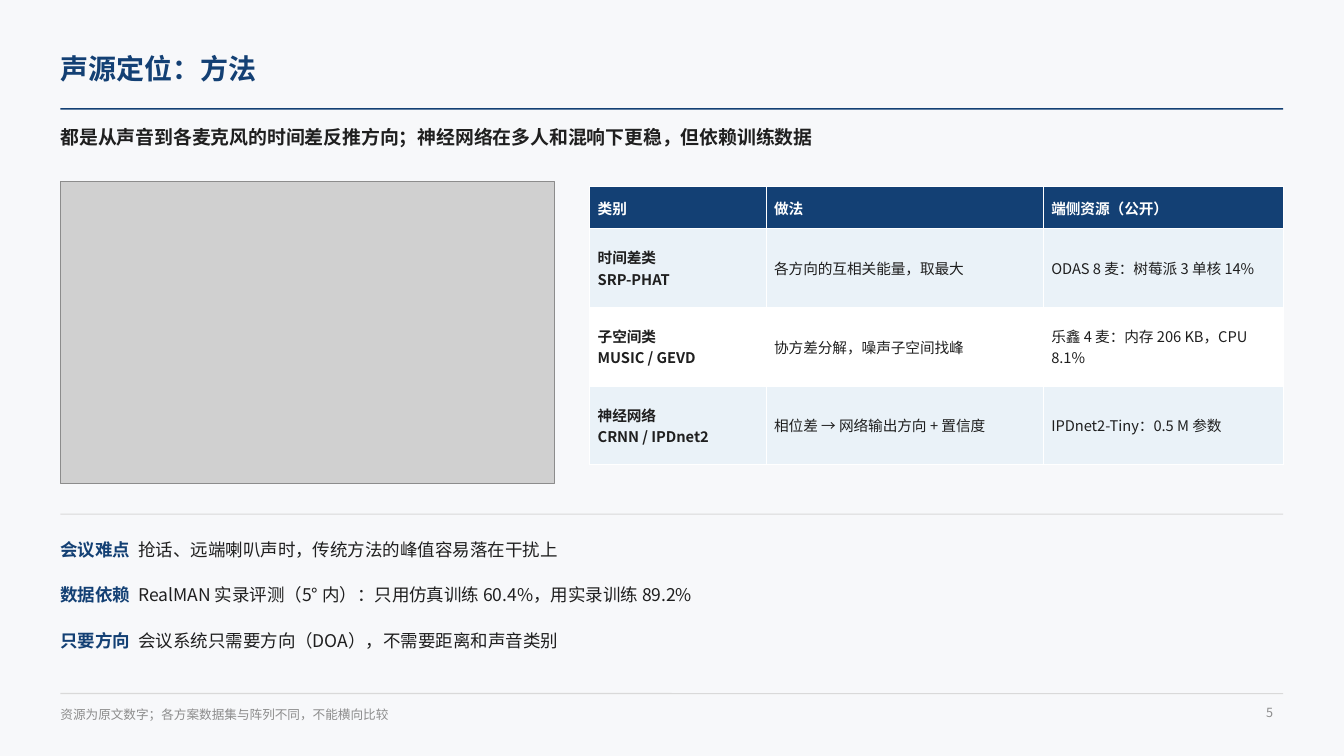
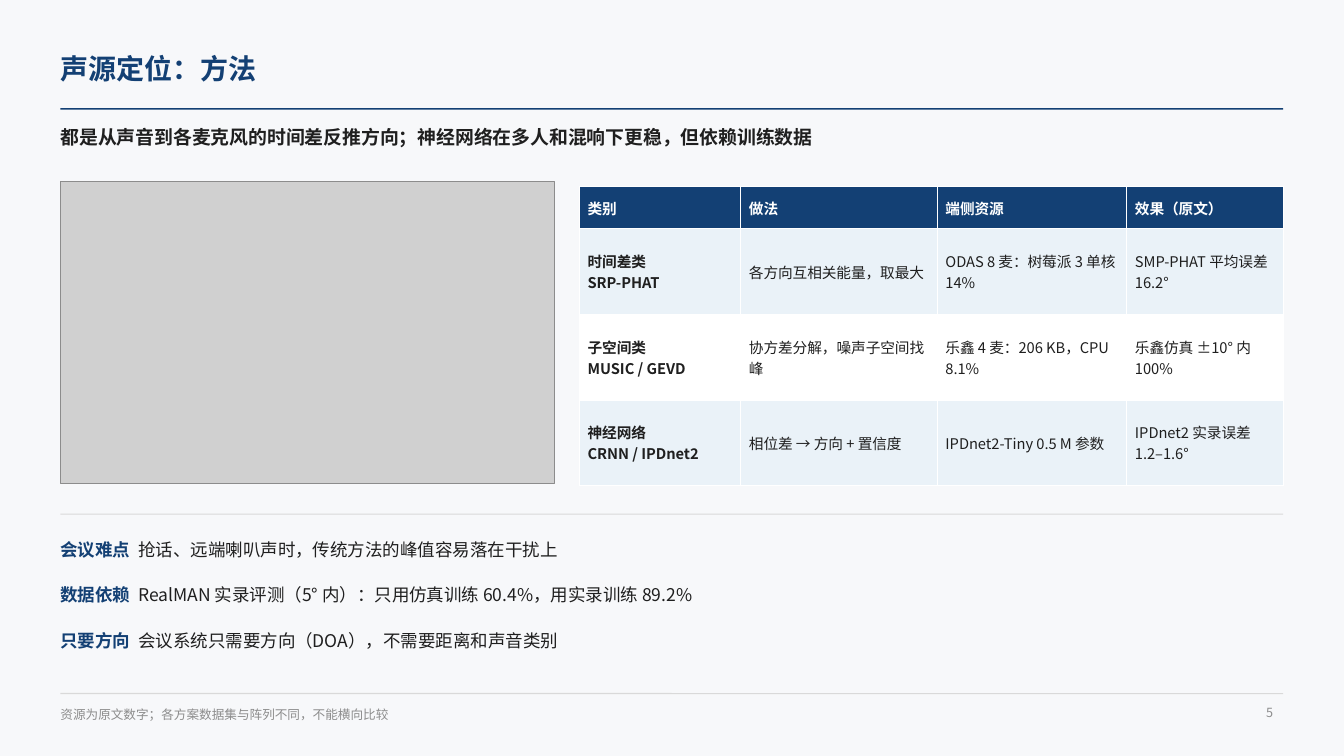
Before and after one commit to ZeroFoxxi/ssl-scene1, a slide deck: slide 5 of 01_场景一_摄像头声源定位/技术总结/声源定位与波束成形技术总结.pptx. Drawn at 1344x756 pixels with LibreOffice and Linux fonts; fonts in the diff are those of the drawing; grey boxes stand for pictures. Boxes give left, top, right and bottom in pixels: in the first picture for what was removed or moved away, otherwise in the second. Text is boxed around its words. In the diff, an @@ line names an element or a change of style, - is before the commit and + after.

```diff
--- a/01_场景一_摄像头声源定位/技术总结/声源定位与波束成形技术总结.pptx
+++ b/01_场景一_摄像头声源定位/技术总结/声源定位与波束成形技术总结.pptx
@@ table at bbox=[580, 187, 1284, 463] @@
-column 2: 做法 | 各方向的互相关能量，取最大 | 协方差分解，噪声子空间找峰 | 相位差 → 网络输出方向 + 置信度
-column 3: 端侧资源（公开） | ODAS 8 麦：树莓派 3 单核 14% | 乐鑫 4 麦：内存 206 KB，CPU 8.1% | IPDnet2-Tiny：0.5 M 参数
+column 2: 做法 | 各方向互相关能量，取最大 | 协方差分解，噪声子空间找峰 | 相位差 → 方向 + 置信度
+column 3: 端侧资源 | ODAS 8 麦：树莓派 3 单核 14% | 乐鑫 4 麦：206 KB，CPU 8.1% | IPDnet2-Tiny 0.5 M 参数
+column 4: 效果（原文） | SMP-PHAT 平均误差 16.2° | 乐鑫仿真 ±10° 内 100% | IPDnet2 实录误差 1.2–1.6°
@@ table: place and size @@
-table at bbox=[590, 187, 1284, 446]
+table at bbox=[580, 187, 1284, 463]
```
Also in this commit, not shown: 3 other slides changed, 2 other files.
